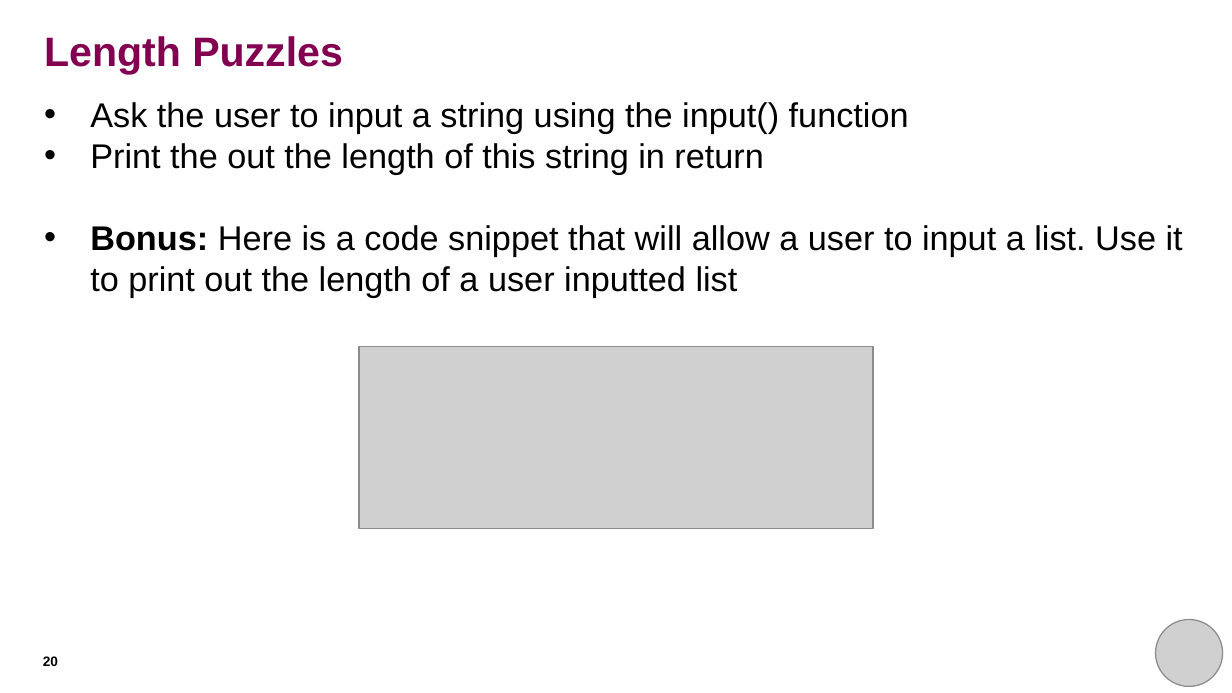
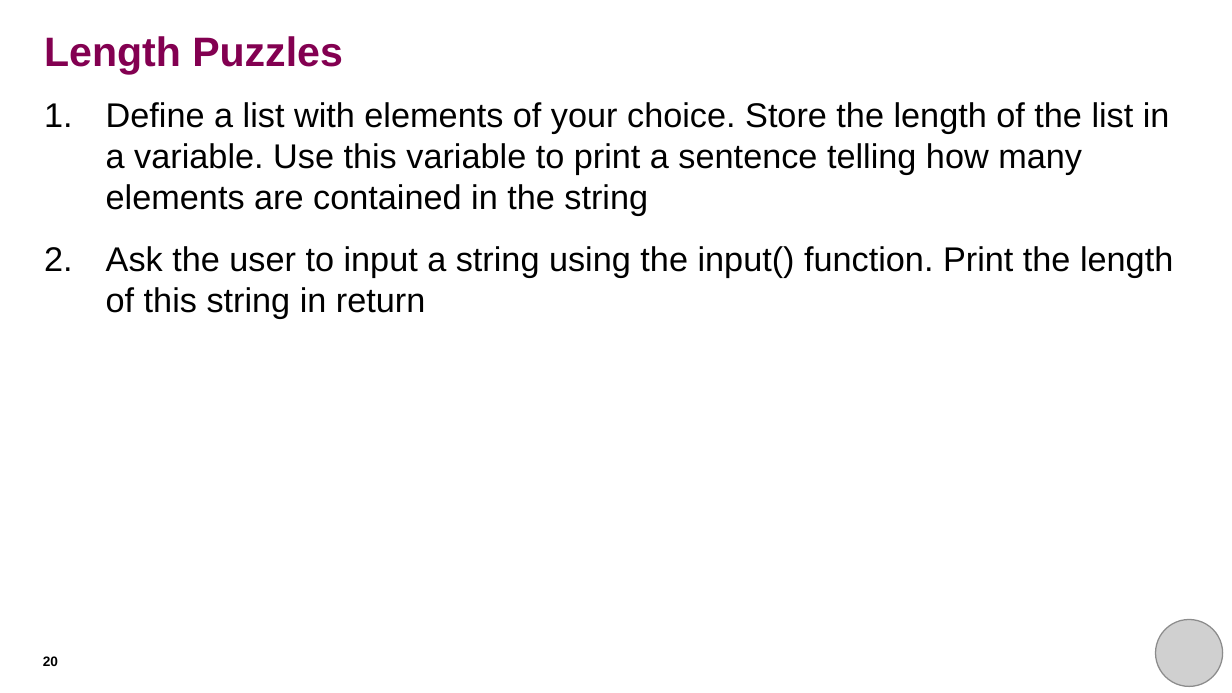
Before and after one commit to rkhetani/beginners-python, a slide deck: slide 20 of session_two/session_two_presentation.pptx. Drawn at 1232x693 pixels with LibreOffice and Linux fonts; fonts in the diff are those of the drawing; grey boxes stand for pictures. Boxes give left, top, right and bottom in pixels: in the first picture for what was removed or moved away, otherwise in the second. Text is boxed around its words. In the diff, an @@ line names an element or a change of style, - is before the commit and + after.

Commit message:
Updated slide deck
Replaced list length bonus exercise as it was introducing a snippet of code with high level functions unseen before.

```diff
--- a/session_two/session_two_presentation.pptx
+++ b/session_two/session_two_presentation.pptx
@@ text at box(106, 102, 1173, 318): text changed @@
-• Ask the user to input a string using the input() function
-• Print the out the length of this string in return
-• Bonus: Here is a code snippet that will allow a user to input a list. Use it to print out the length of a user inputted list
+1. Define a list with elements of your choice. Store the length of the list in a variable. Use this variable to print a sentence telling how many elements are contained in the string
+2. Ask the user to input a string using the input() function. Print the length of this string in return
@@ picture removed at box(359, 346, 872, 529) @@
```
Also in this commit, not shown: 2 other slides changed.
